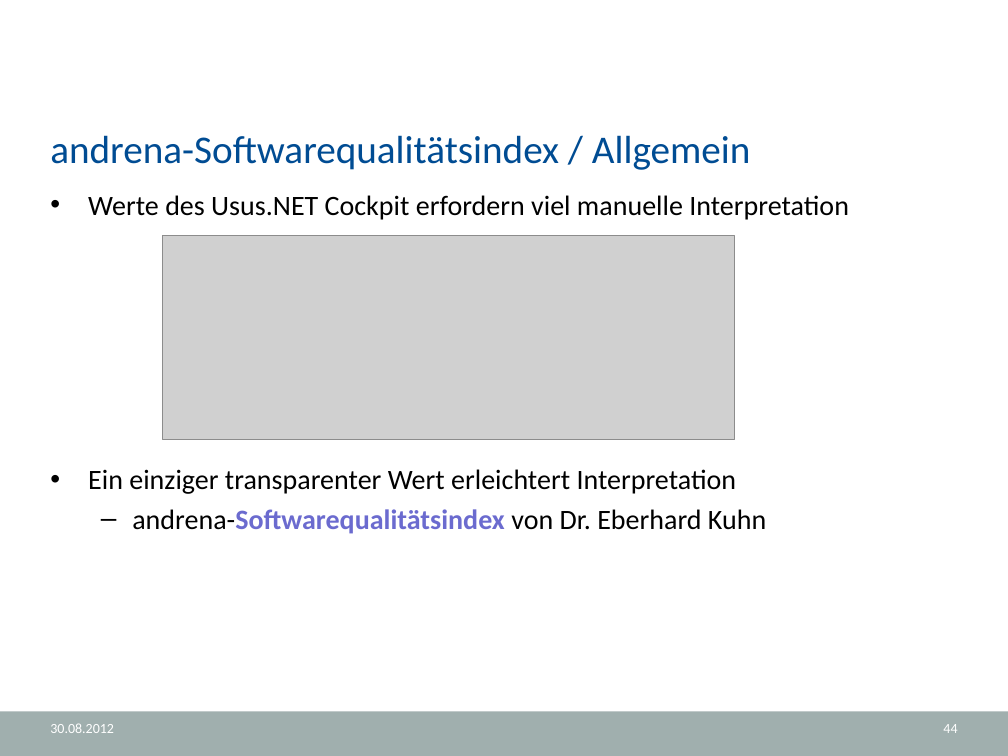
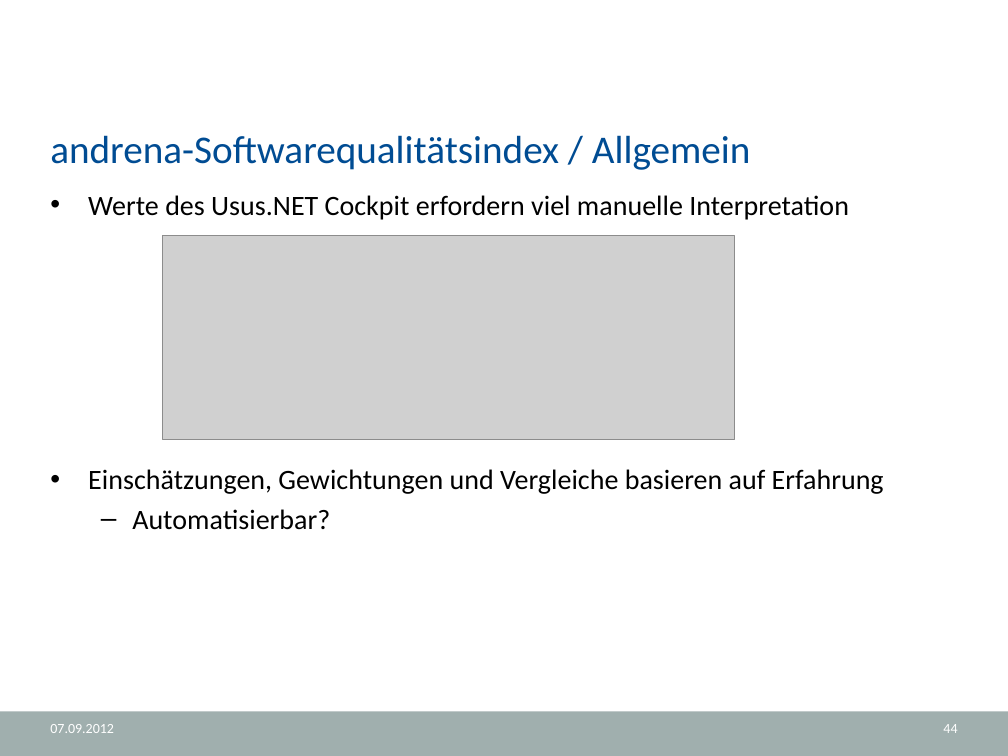
Before and after one commit to halllo/MTSS12, a slide deck: slide 44 of text/Usus.NET.pptx. Drawn at 1008x756 pixels with LibreOffice and Linux fonts; fonts in the diff are those of the drawing; grey boxes stand for pictures; background and template pictures are left out. Boxes give left, top, right and bottom in pixels: in the first picture for what was removed or moved away, otherwise in the second. Text is boxed around its words. In the diff, an @@ line names an element or a change of style, - is before the commit and + after.

```diff
--- a/text/Usus.NET.pptx
+++ b/text/Usus.NET.pptx
@@ text at (x1=88, y1=469, x2=884, y2=530): text changed @@
-• Ein einziger transparenter Wert erleichtert Interpretation
-  – andrena-Softwarequalitätsindex von Dr. Eberhard Kuhn
+• Einschätzungen, Gewichtungen und Vergleiche basieren auf Erfahrung
+  – Automatisierbar?
@@ text at (x1=50, y1=724, x2=114, y2=733): text changed @@
-30.08.2012
+07.09.2012
```
Also in this commit, not shown: 56 other slides changed, 2 slides added.
